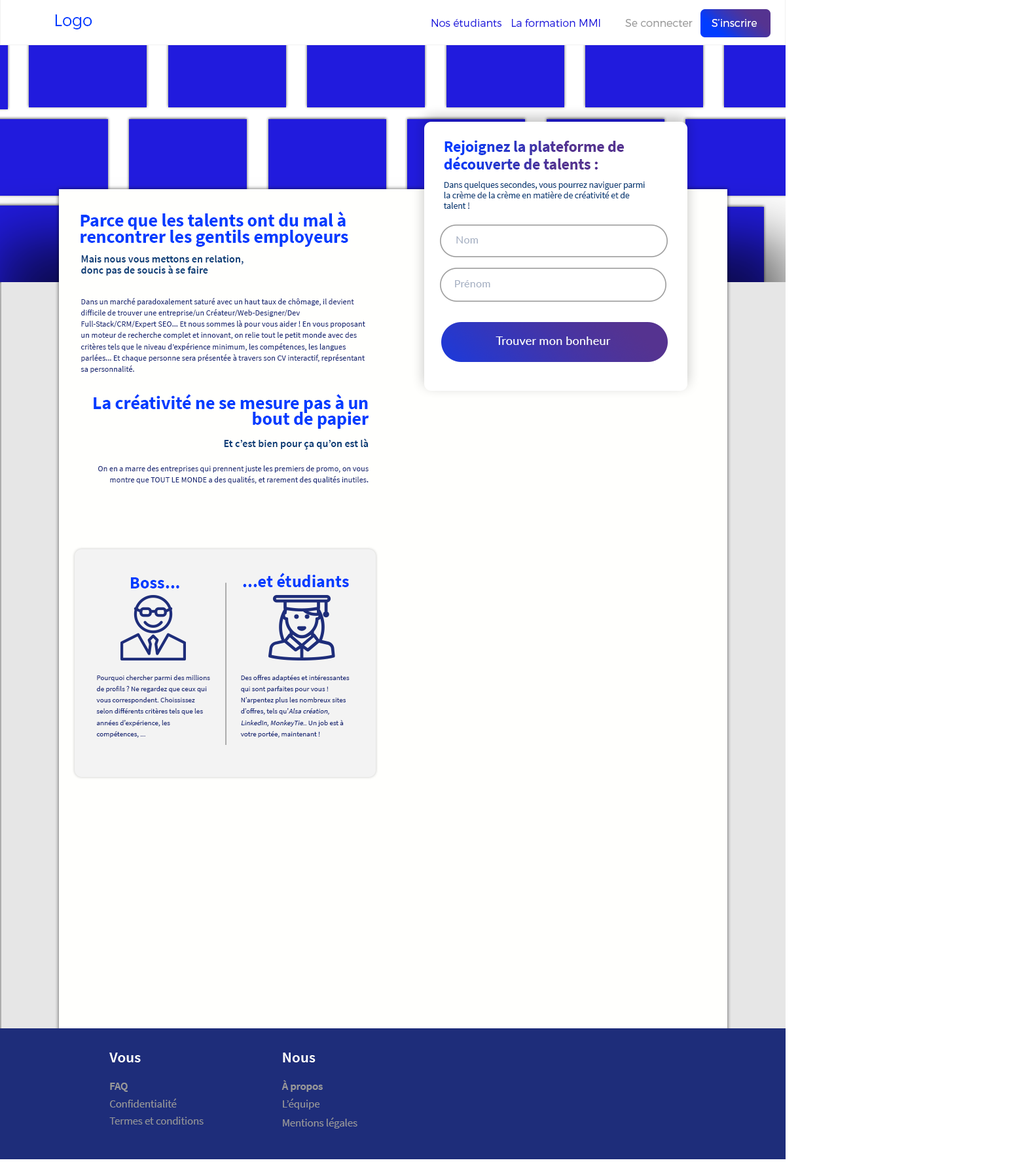
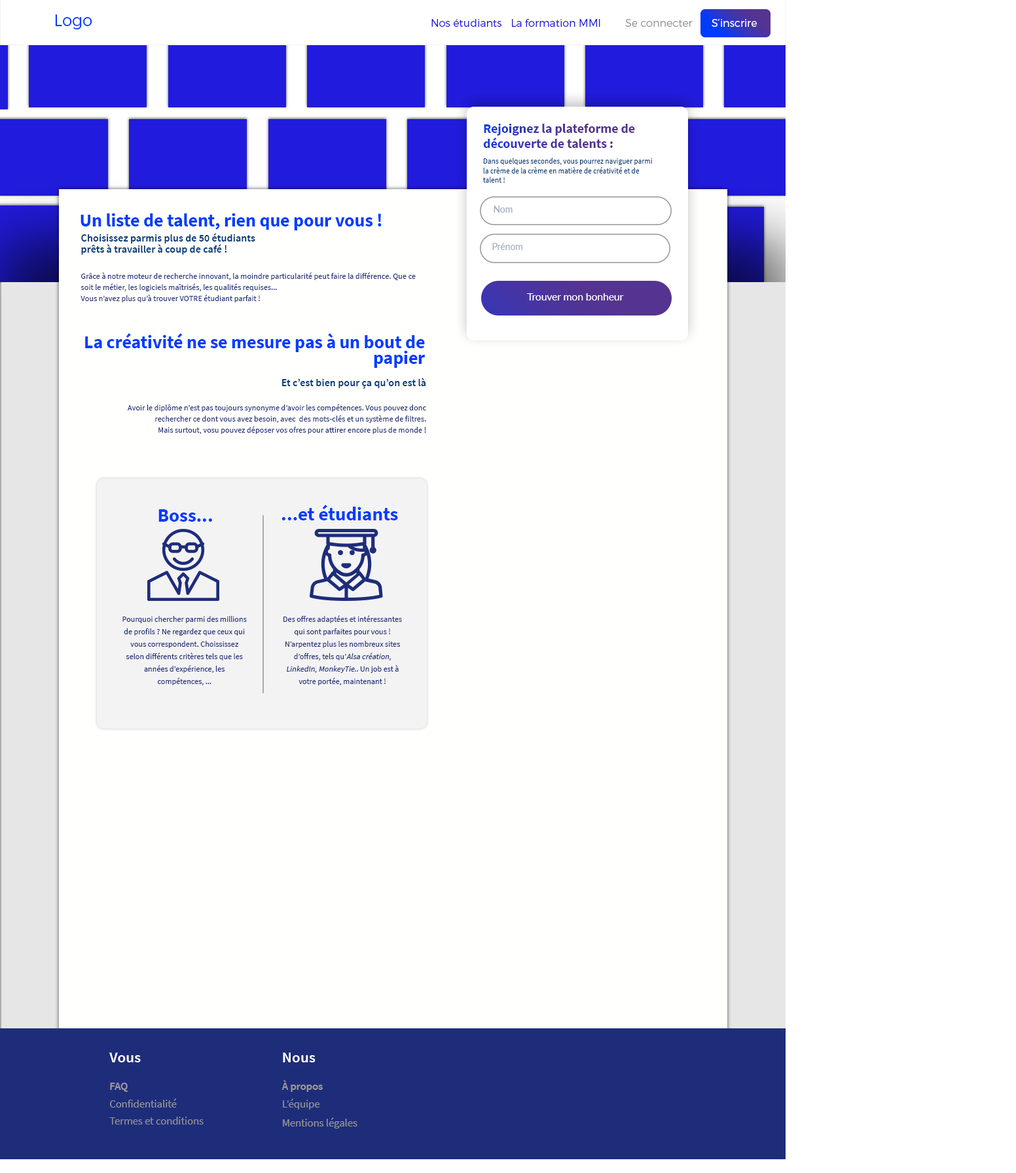
Comparing the layer stacks of the two 1016px x 1173px images. Changes:
painted on "Rectangle arrondi 2 copie" (1st of 2, in "Plan de travail 1" › "Register" › "Bouton") over [441, 280, 672, 362]
painted on "Rectangle arrondi 2" over [439, 196, 672, 258]
painted on "Rectangle arrondi 2 copie" (2nd of 2, in "Plan de travail 1" › "Register" › "Prénom") over [439, 233, 671, 302]
painted on "Dans quelques secondes, vous pourrez naviguer parmi la crème de" over [443, 157, 653, 209]
painted on "Rejoignez la plateforme de découverte de talents :" over [443, 123, 635, 170]
painted on "Rectangle arrondi 1" over [424, 106, 688, 391]
renamed "Dans un marché paradoxalement saturé avec un haut taux de chôma" to "Grâce à notre moteur de recherche innovant, la moindre particul", painted on it over [80, 272, 416, 374]
renamed "Parce que les talents ont du mal à rencontrer les gentils emplo" to "Un liste de talent, rien que pour vous !", painted on it over [80, 211, 382, 247]
renamed "On en a marre des entreprises qui prennent juste les premiers d" to "Avoir le diplôme n’est pas toujours synonyme d’avoir les compét", painted on it over [98, 403, 427, 484]
painted on "Et c’est bien pour ça qu’on est là" over [223, 377, 427, 450]
painted on "La créativité ne se mesure pas à un bout de papier" over [85, 333, 426, 429]
painted on "Forme 1" over [225, 515, 264, 745]
painted on "...et étudiants" over [242, 504, 398, 588]
painted on "Des offres adaptées et intéressantes qui sont parfaites pour vo" over [240, 615, 402, 738]
painted on "Pourquoi chercher parmi des millions de profils ? Ne regardez q" over [96, 615, 247, 738]
painted on "student_1077053" over [268, 528, 383, 661]
painted on "boss_217008" over [120, 528, 220, 661]
painted on "Rectangle arrondi 3" over [74, 478, 427, 777]
…and 5 more changes (5 painted, 1 renamed)
